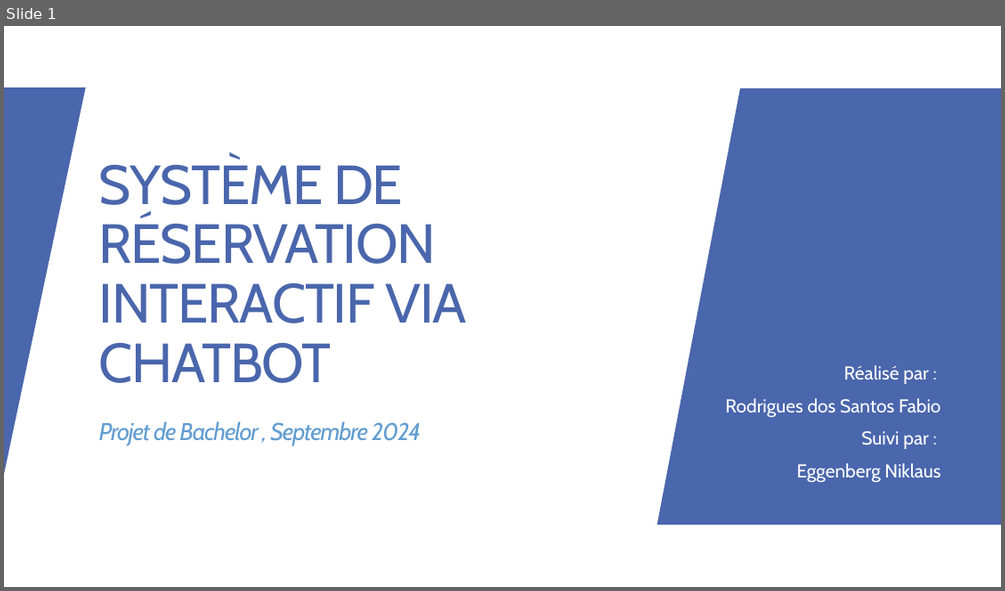
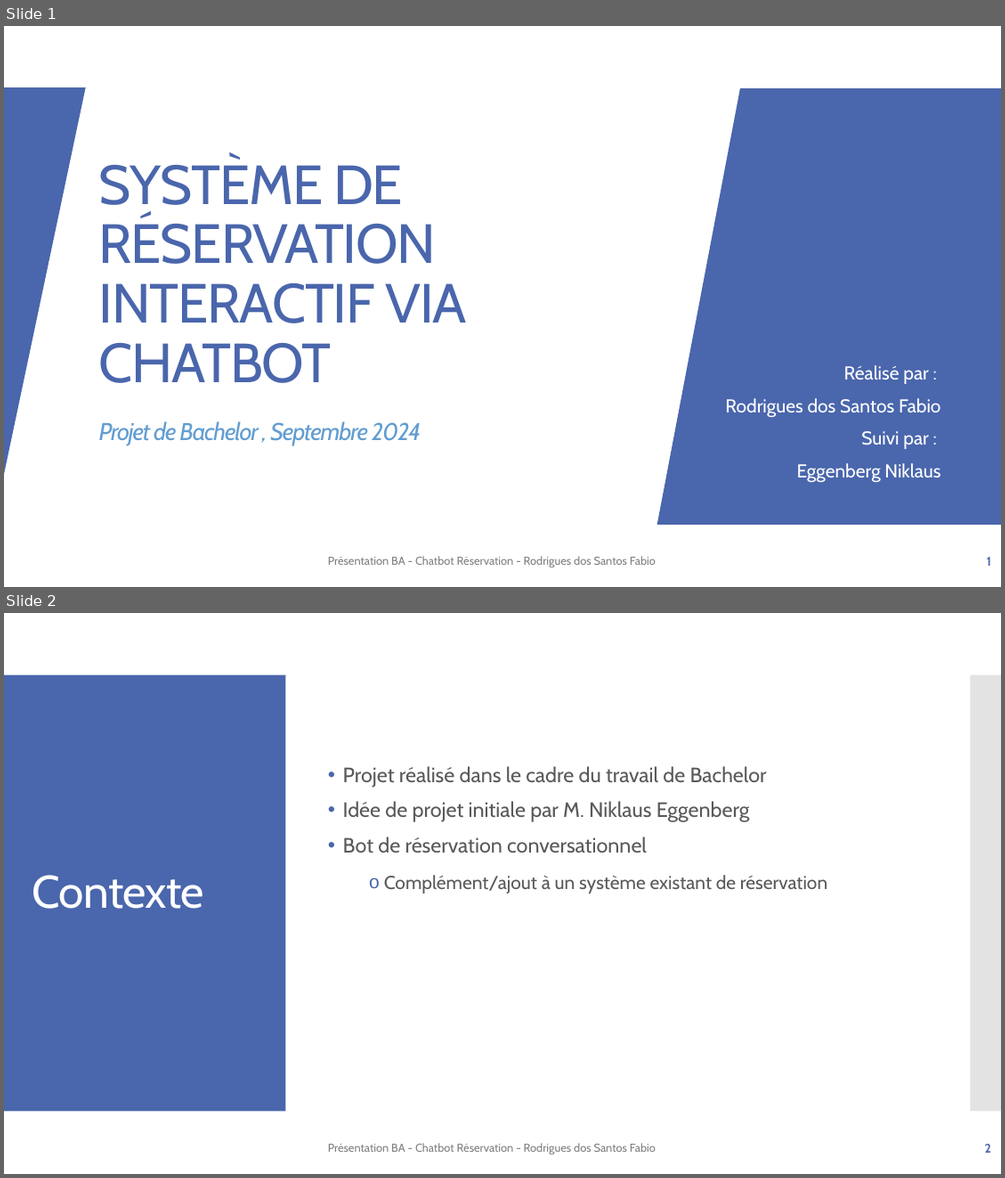
Before and after one commit to f-rdrgs/projet-bachelor, a slide deck: documentation/travail_bachelor/ISC_LOG_presentation_diplome_RodriguesDosSantosFabio_EggenbergNiklaus_2024.pptx. Shown one above the other, each under a label of ours: slide 1 before the commit, slides 1 and 2 after it. The pictures are 1005x591 and 1005x1178 pixels, drawn with LibreOffice and Linux fonts; fonts in the diff are those of the drawing. Boxes give left, top, right and bottom in pixels: in the first picture for what was removed or moved away, otherwise in the second. Text is boxed around its words. In the diff, an @@ line names an element or a change of style, - is before the commit and + after.

Commit message:
retrait prints et commentaires inutiles + ajout powerpoint

```diff
--- a/documentation/travail_bachelor/ISC_LOG_presentation_diplome_RodriguesDosSantosFabio_EggenbergNiklaus_2024.pptx
+++ b/documentation/travail_bachelor/ISC_LOG_presentation_diplome_RodriguesDosSantosFabio_EggenbergNiklaus_2024.pptx
@@ slide 2 added at box(4, 613, 1001, 1174), background #FFFFFF @@
@@ rectangle added at box(4, 675, 286, 1111), fill #4A66AC @@
@@ rectangle added at box(971, 675, 1001, 1111), fill #C8C8C8 at 50% opacity @@
@@ text added at box(343, 766, 827, 893), 20 pt, text #595959 @@
+• Projet réalisé dans le cadre du travail de Bachelor
+• Idée de projet initiale par M. Niklaus Eggenberg
+• Bot de réservation conversationnel
+  o Complément/ajout à un système existant de réservation
@@ title added at box(32, 875, 204, 908), 44 pt, text #FFFFFF @@
+Contexte
@@ text added at box(328, 1143, 655, 1154), 11 pt, text #808080 @@
+Présentation BA - Chatbot Réservation - Rodrigues dos Santos Fabio
@@ page number added at box(985, 1143, 991, 1152), 12 pt, text #4A66AC, bold @@
+2
@@ slide 1 changed as well @@
@@ text added at box(328, 556, 655, 567), 11 pt, text #808080 @@
+Présentation BA - Chatbot Réservation - Rodrigues dos Santos Fabio
@@ page number added at box(987, 556, 991, 565), 12 pt, text #4A66AC, bold @@
+1
```
Also in this commit, not shown: 1 slide removed, 2 other files.
